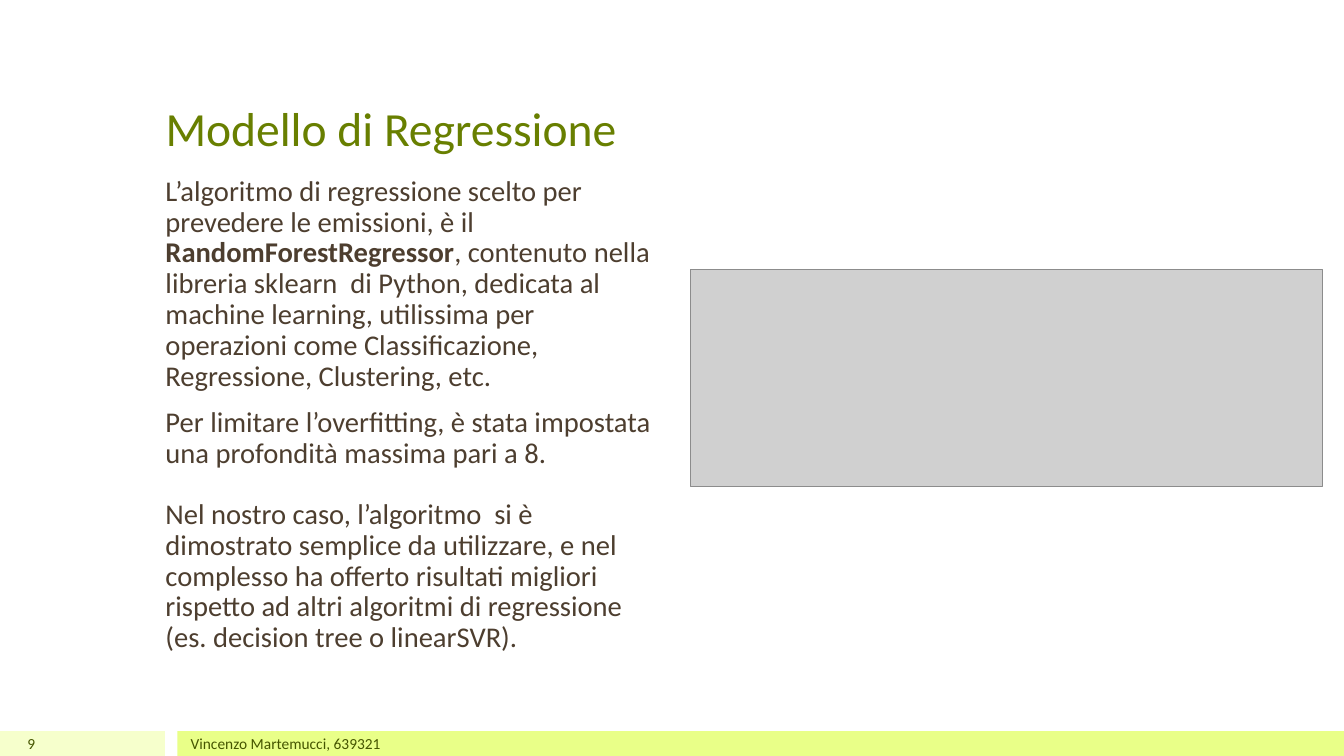
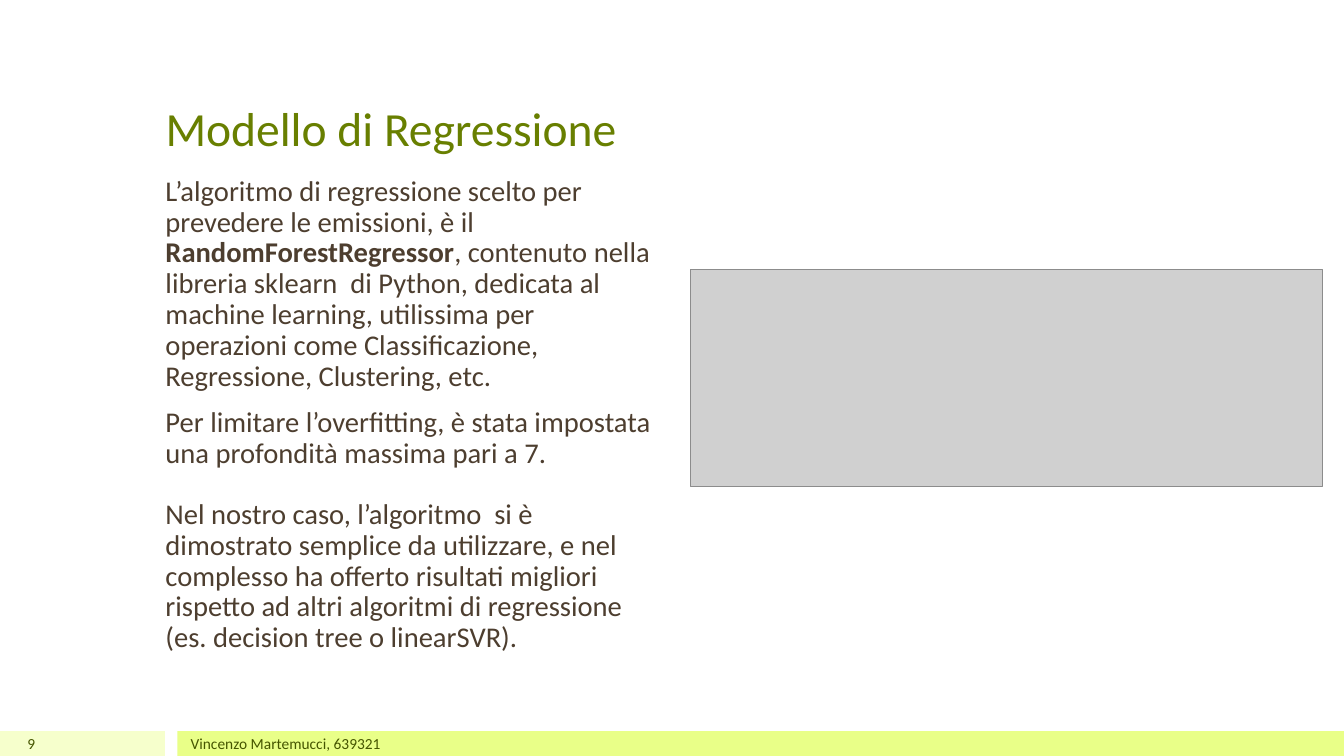
Before and after one commit to raimondoDiSangro/co2_car_emissions_ICON, a slide deck: slide 9 of Presentazione Progetto.pptx. Drawn at 1344x756 pixels with LibreOffice and Linux fonts; fonts in the diff are those of the drawing; grey boxes stand for pictures. Boxes give left, top, right and bottom in pixels: in the first picture for what was removed or moved away, otherwise in the second. Text is boxed around its words. In the diff, an @@ line names an element or a change of style, - is before the commit and + after.

```diff
--- a/Presentazione Progetto.pptx
+++ b/Presentazione Progetto.pptx
@@ text at box(165, 412, 650, 651): text changed @@
-Per limitare l’overfitting, è stata impostata una profondità massima pari a 8.
-Nel nostro caso, l’algoritmo si è dimostrato semplice da utilizzare, e nel complesso ha offerto risultati migliori rispetto ad altri algoritmi di regressione (es. decision tree o linearSVR).
+Per limitare l’overfitting, è stata impostata una profondità massima pari a 7.
+Nel nostro caso, l’algoritmo si è dimostrato semplice da utilizzare, e nel complesso ha offerto risultati migliori rispetto ad altri algoritmi di regressione (es. decision tree o linearSVR).
```
Also in this commit, not shown: 2 other slides changed, 2 other files.
